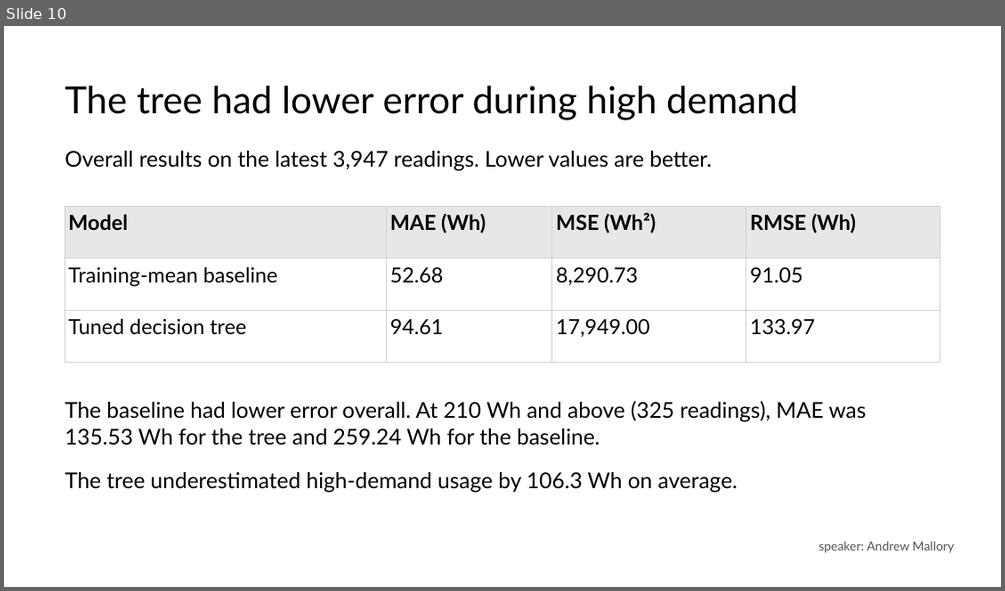
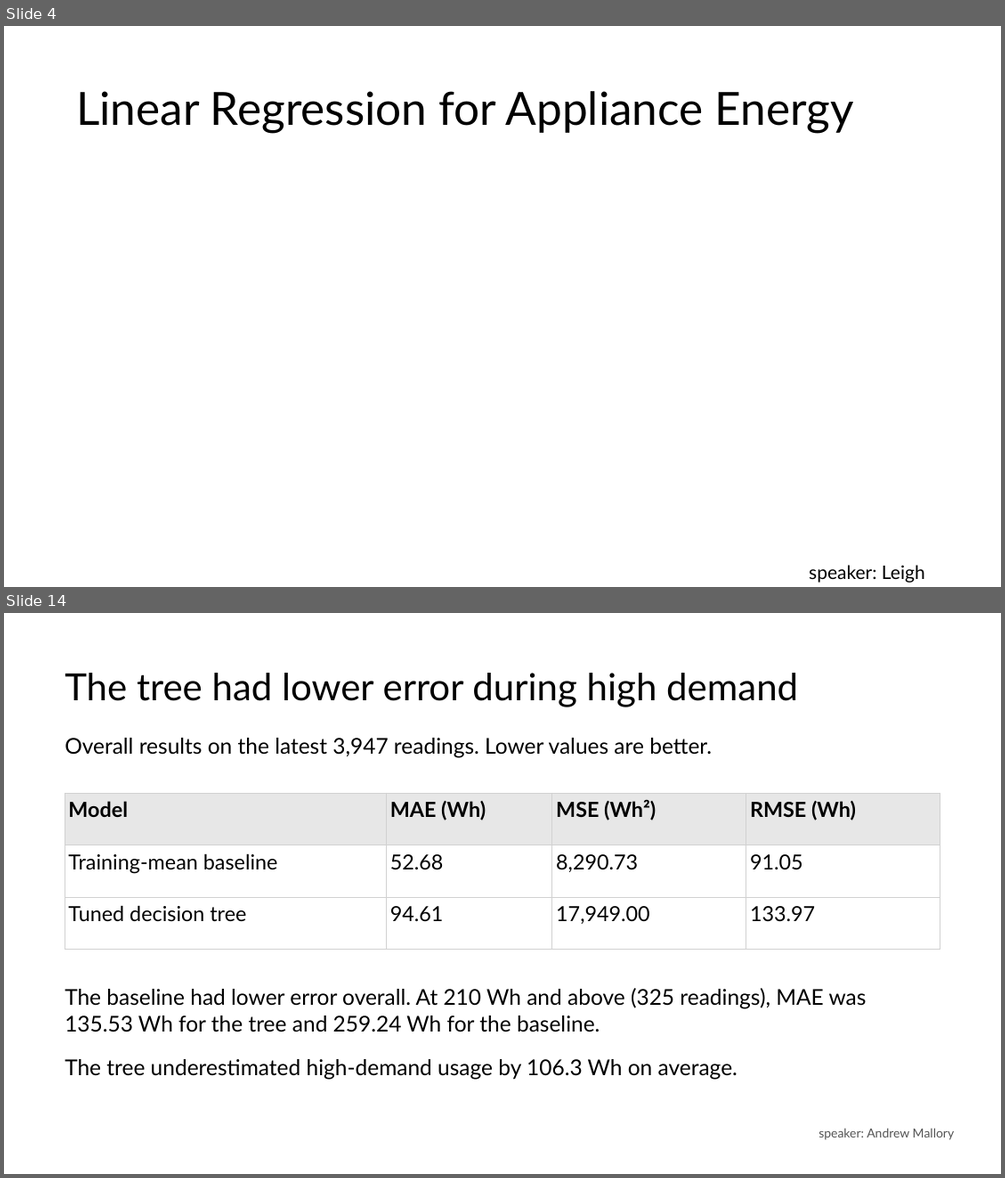
Before and after one commit to va2324/CSC3730-Group3, a slide deck: shared_report_&_presentation/group_presentation.pptx. Shown one above the other, each under a label of ours: slide 10 before the commit, slides 4 and 14 after it; the slides between them are not shown. The pictures are 1005x591 and 1005x1178 pixels, drawn with LibreOffice and Linux fonts; fonts in the diff are those of the drawing. Boxes give left, top, right and bottom in pixels: in the first picture for what was removed or moved away, otherwise in the second. Text is boxed around its words. In the diff, an @@ line names an element or a change of style, - is before the commit and + after.

```diff
--- a/shared_report_&_presentation/group_presentation.pptx
+++ b/shared_report_&_presentation/group_presentation.pptx
@@ slide 4 added at (4,26,1001,587), background #FFFFFF @@
@@ title added at (76,91,854,133), 44 pt, text #000000 @@
+Linear Regression for Appliance Energy
@@ text added at (809,564,925,582), 18 pt, text #000000 @@
+speaker: Leigh Metran
@@ what was slide 10 is now slide 14 @@
```
Also in this commit, not shown: 8 slides changed, 16 other slides added, 1 slide removed.
